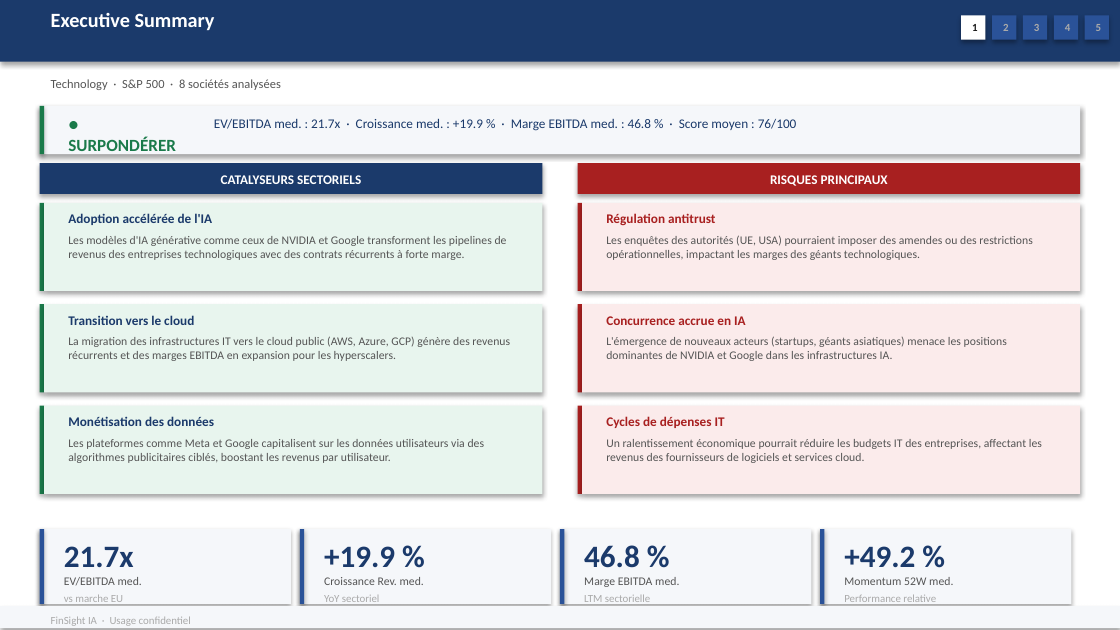
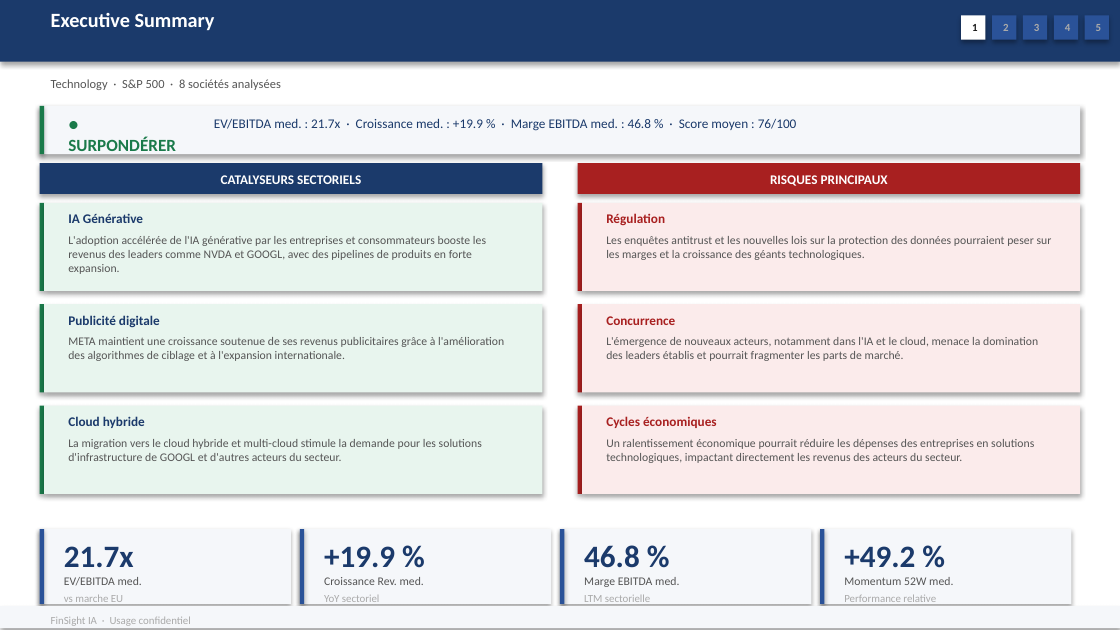
Before and after one commit to baptistejeh07-art/finsight-ia, a slide deck: slide 2 of preview/secteur_Technology_S&P_500/secteur_Technology_S&P_500.pptx. Drawn at 1120x630 pixels with LibreOffice and Linux fonts; fonts in the diff are those of the drawing. Boxes give left, top, right and bottom in pixels: in the first picture for what was removed or moved away, otherwise in the second. Text is boxed around its words. In the diff, an @@ line names an element or a change of style, - is before the commit and + after.

Commit message:
chore(preview): secteur_Technology_S&P_500 outputs regeneres

```diff
--- a/preview/secteur_Technology_S&P_500/secteur_Technology_S&P_500.pptx
+++ b/preview/secteur_Technology_S&P_500/secteur_Technology_S&P_500.pptx
@@ text at [68, 213, 143, 223]: text changed @@
-Adoption accélérée de l'IA
+IA Générative
@@ text at [68, 236, 486, 274]: text changed @@
-Les modèles d'IA générative comme ceux de NVIDIA et Google transforment les pipelines de revenus des entreprises technologiques avec des contrats récurrents à forte marge.
+L'adoption accélérée de l'IA générative par les entreprises et consommateurs booste les revenus des leaders comme NVDA et GOOGL, avec des pipelines de produits en forte expansion.
@@ text at [606, 213, 665, 225]: text changed @@
-Régulation antitrust
+Régulation
@@ text at [606, 236, 1052, 260]: text changed @@
-Les enquêtes des autorités (UE, USA) pourraient imposer des amendes ou des restrictions opérationnelles, impactant les marges des géants technologiques.
+Les enquêtes antitrust et les nouvelles lois sur la protection des données pourraient peser sur les marges et la croissance des géants technologiques.
@@ text at [68, 315, 160, 327]: text changed @@
-Transition vers le cloud
+Publicité digitale
@@ text at [606, 316, 675, 325]: text changed @@
-Concurrence accrue en IA
+Concurrence
@@ text at [68, 337, 504, 361]: text changed @@
-La migration des infrastructures IT vers le cloud public (AWS, Azure, GCP) génère des revenus récurrents et des marges EBITDA en expansion pour les hyperscalers.
+META maintient une croissance soutenue de ses revenus publicitaires grâce à l'amélioration des algorithmes de ciblage et à l'expansion internationale.
@@ text at [606, 337, 1038, 361]: text changed @@
-L'émergence de nouveaux acteurs (startups, géants asiatiques) menace les positions dominantes de NVIDIA et Google dans les infrastructures IA.
+L'émergence de nouveaux acteurs, notamment dans l'IA et le cloud, menace la domination des leaders établis et pourrait fragmenter les parts de marché.
@@ text at [68, 416, 145, 428]: text changed @@
-Monétisation des données
+Cloud hybride
@@ text at [606, 416, 717, 428]: text changed @@
-Cycles de dépenses IT
+Cycles économiques
@@ text at [68, 439, 482, 461]: text changed @@
-Les plateformes comme Meta et Google capitalisent sur les données utilisateurs via des algorithmes publicitaires ciblés, boostant les revenus par utilisateur.
+La migration vers le cloud hybride et multi-cloud stimule la demande pour les solutions d'infrastructure de GOOGL et d'autres acteurs du secteur.
@@ text at [606, 439, 1034, 463]: text changed @@
-Un ralentissement économique pourrait réduire les budgets IT des entreprises, affectant les revenus des fournisseurs de logiciels et services cloud.
+Un ralentissement économique pourrait réduire les dépenses des entreprises en solutions technologiques, impactant directement les revenus des acteurs du secteur.
```
Also in this commit, not shown: 5 other slides changed, 2 other files.
